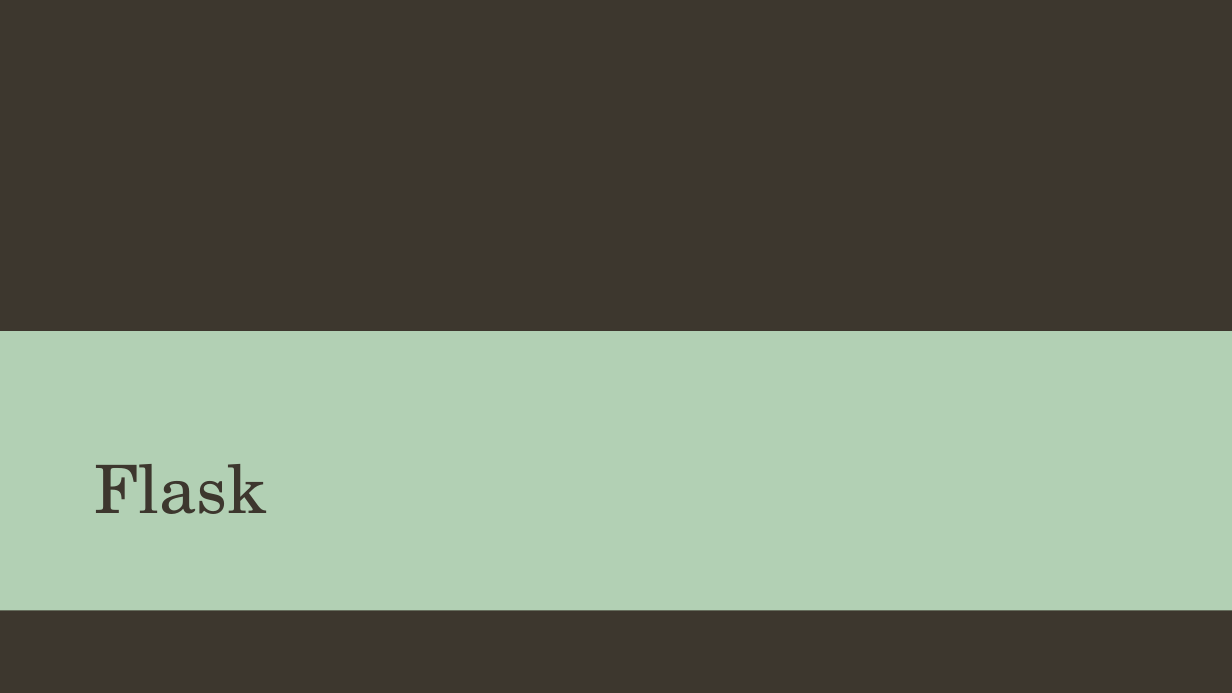
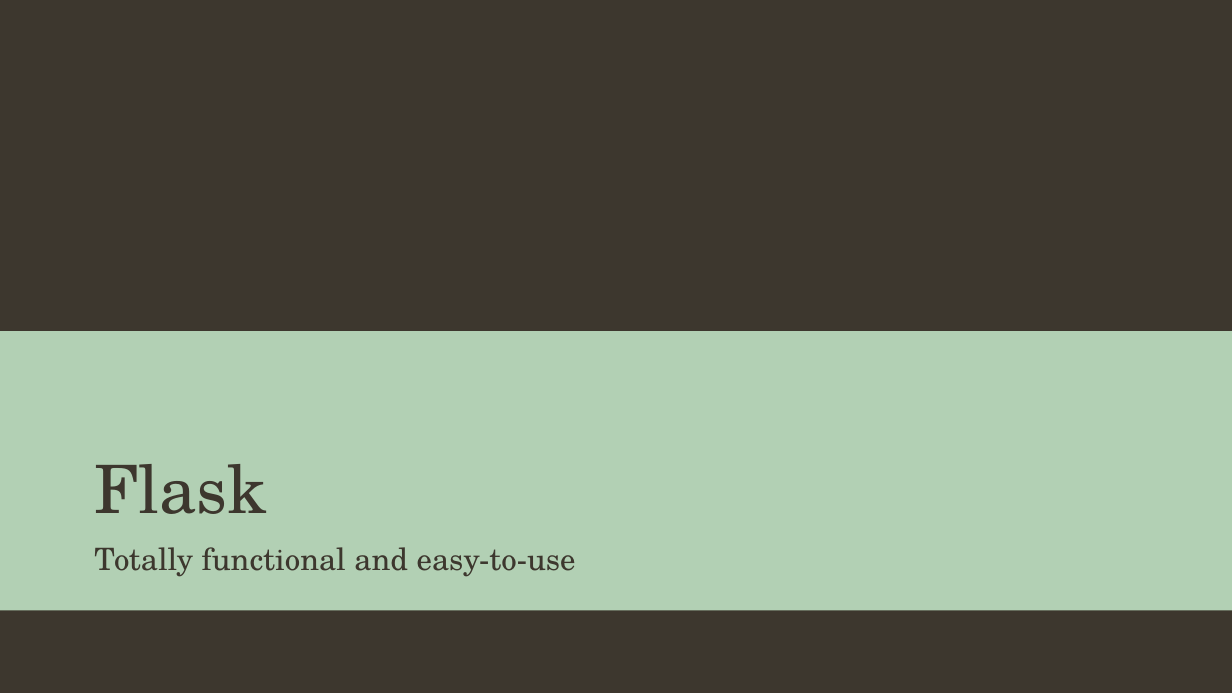
Before and after one commit to hannahdoby/project-3, a slide deck: slide 7 of YelpForTravelHelp.pptx. Drawn at 1232x693 pixels with LibreOffice and Linux fonts; fonts in the diff are those of the drawing; background and template pictures are left out. Boxes give left, top, right and bottom in pixels: in the first picture for what was removed or moved away, otherwise in the second. Text is boxed around its words. In the diff, an @@ line names an element or a change of style, - is before the commit and + after.

```diff
--- a/YelpForTravelHelp.pptx
+++ b/YelpForTravelHelp.pptx
@@ text added at [94, 547, 576, 577], 24 pt, text #3D372E @@
+Totally functional and easy-to-use
```
Also in this commit, not shown: 3 other slides changed, 5 slides added, 5 slides removed.
